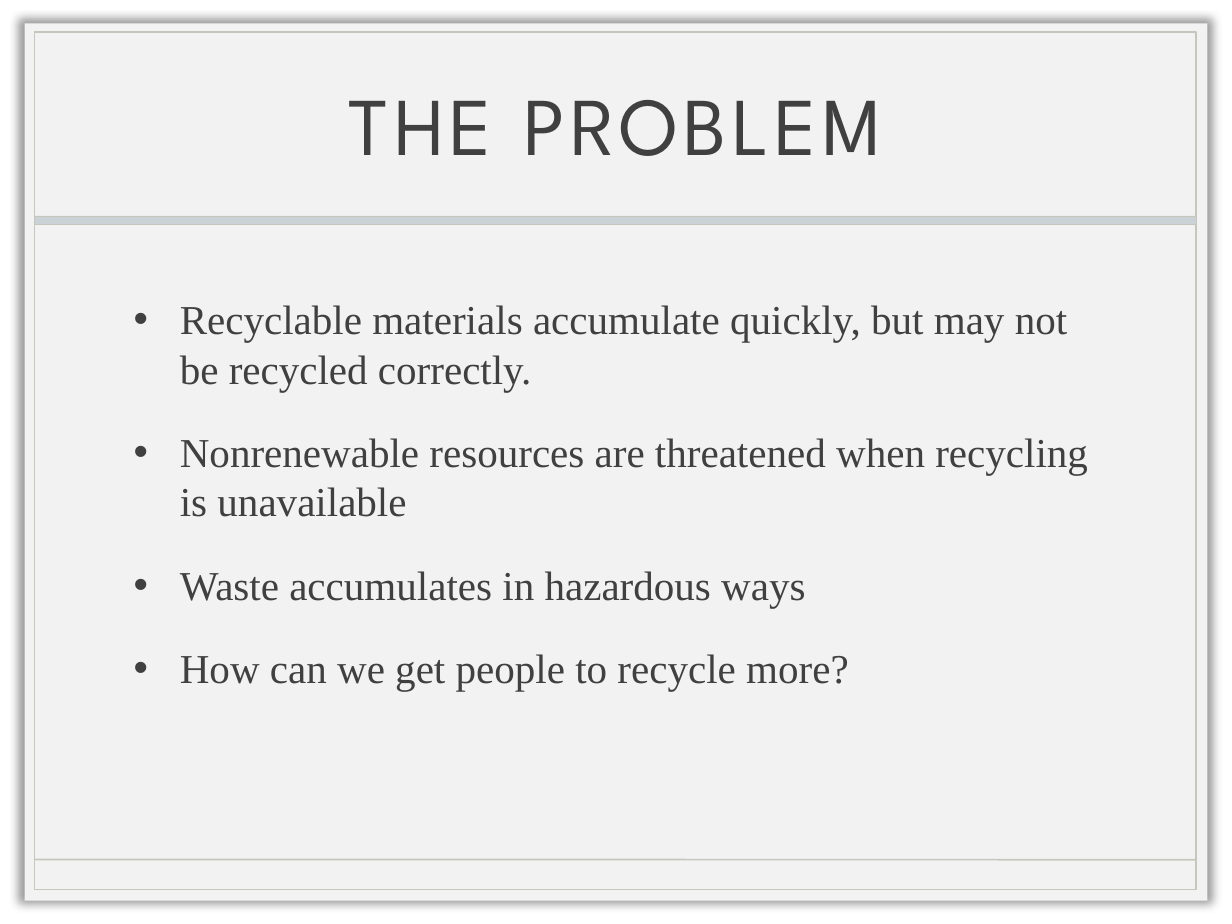
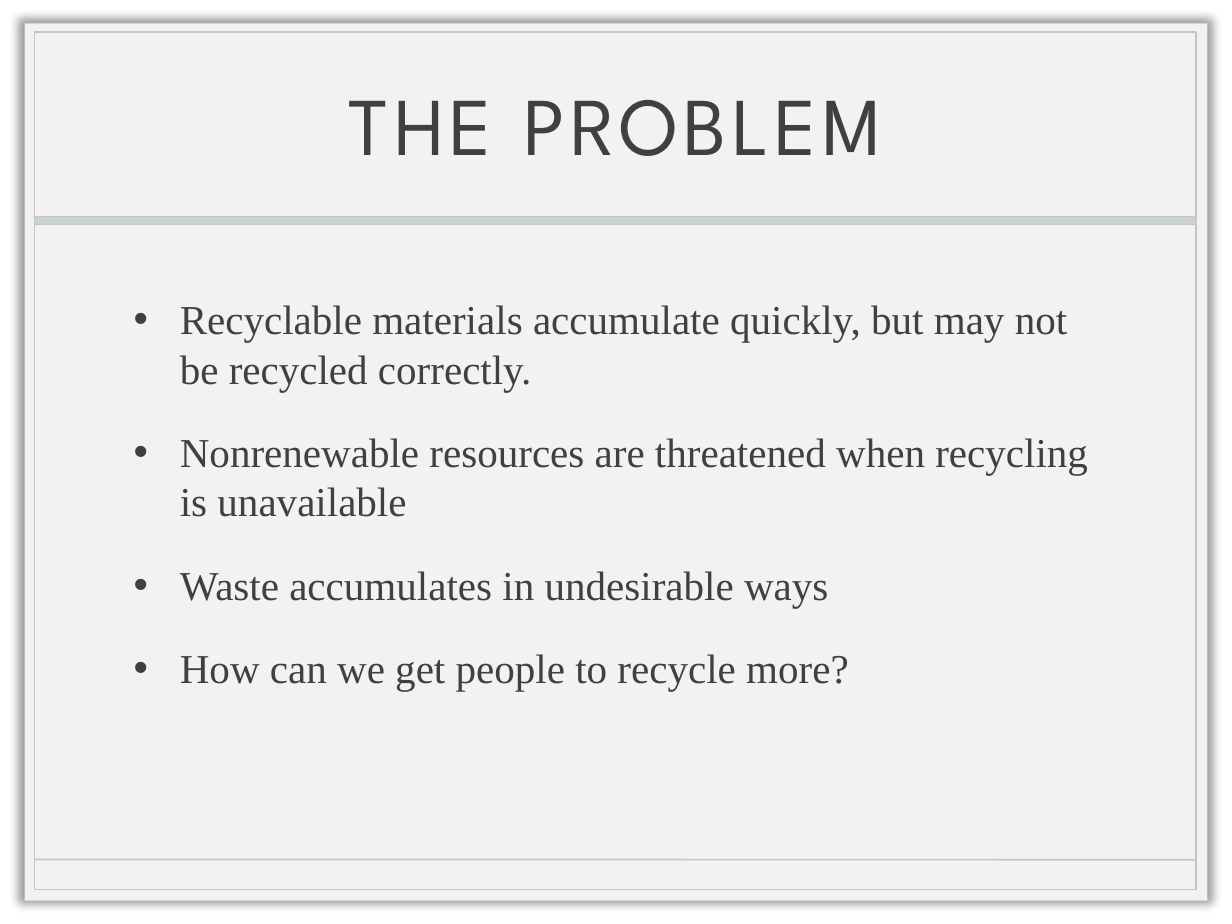
Before and after one commit to joestoica/Making-for-Good-Final-Project, a slide deck: slide 2 of Status Presentation.pptx. Drawn at 1232x924 pixels with LibreOffice and Linux fonts; fonts in the diff are those of the drawing; background and template pictures are left out. Boxes give left, top, right and bottom in pixels: in the first picture for what was removed or moved away, otherwise in the second. Text is boxed around its words. In the diff, an @@ line names an element or a change of style, - is before the commit and + after.

```diff
--- a/Status Presentation.pptx
+++ b/Status Presentation.pptx
@@ text at [180, 571, 828, 608]: text changed @@
-• Waste accumulates in hazardous ways
+• Waste accumulates in undesirable ways
```
Also in this commit, not shown: 3 other slides changed.
